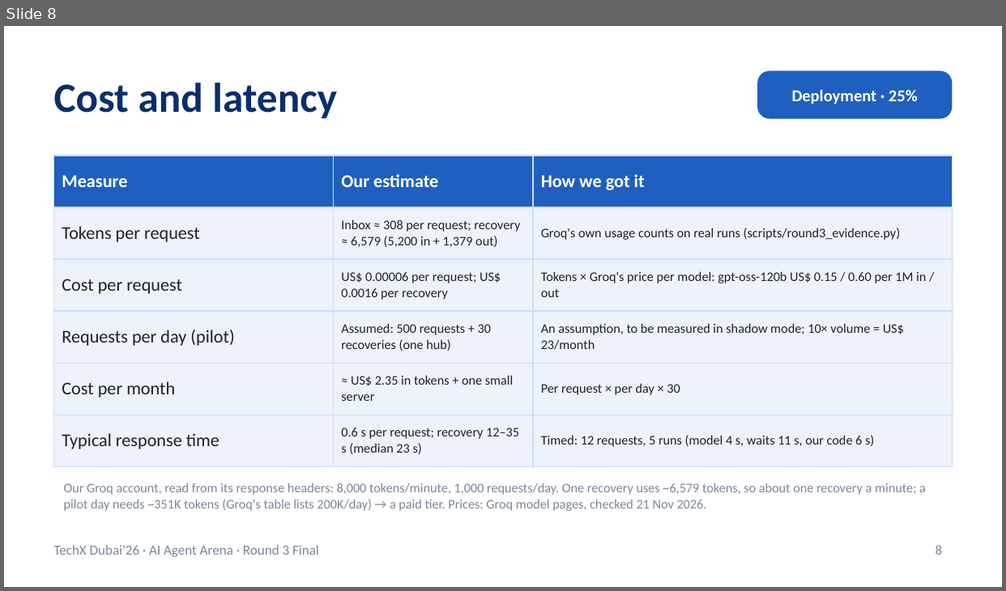
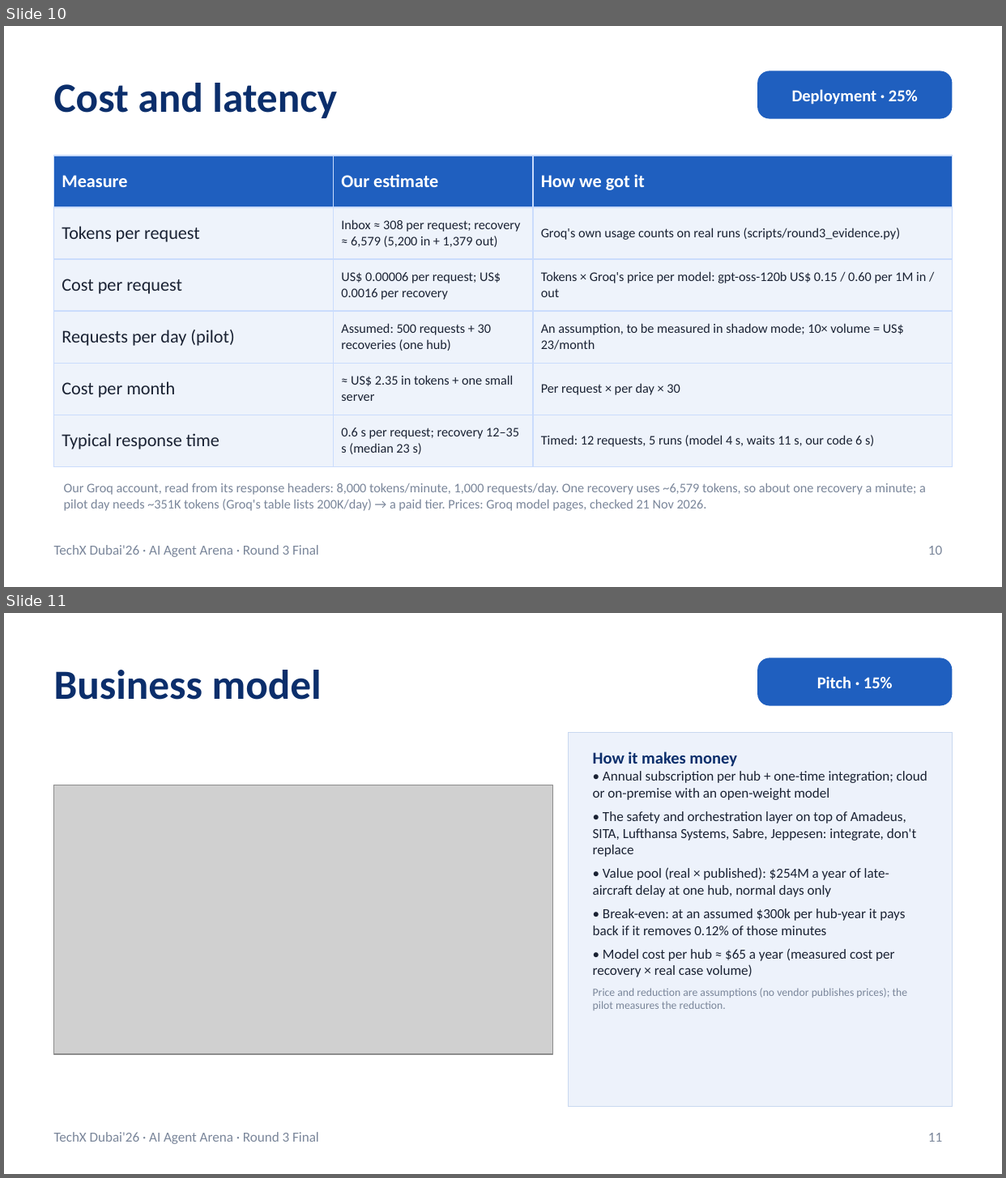
Before and after one commit to RithikhC/EagleX, a slide deck: docs/EagleX_Round3_Final.pptx. Shown one above the other, each under a label of ours: slide 8 before the commit, slides 10 and 11 after it. The pictures are 1006x591 and 1006x1178 pixels, drawn with LibreOffice and Linux fonts; fonts in the diff are those of the drawing; grey boxes stand for pictures. Boxes give left, top, right and bottom in pixels: in the first picture for what was removed or moved away, otherwise in the second. Text is boxed around its words. In the diff, an @@ line names an element or a change of style, - is before the commit and + after.

```diff
--- a/docs/EagleX_Round3_Final.pptx
+++ b/docs/EagleX_Round3_Final.pptx
@@ slide 11 added at [4, 613, 1002, 1174], background #FFFFFF; not listed: 1 template element that a slide beside it also shows @@
@@ rounded rectangle added at [757, 658, 952, 706], fill #1F5FBF, 12 pt, text #FFFFFF, bold @@
+Pitch · 15%
@@ title added at [54, 670, 322, 700], 30 pt, text #0B2E6B, bold @@
+Business model
@@ rectangle added at [568, 733, 952, 1107], fill #EDF2FB, outline #C9D8F0 0.5 pt @@
@@ text added at [593, 752, 927, 1011], 10 pt, text #1A2233 @@
+How it makes money
+• Annual subscription per hub + one-time integration; cloud or on-premise with an open-weight model
+• The safety and orchestration layer on top of Amadeus, SITA, Lufthansa Systems, Sabre, Jeppesen: integrate, don't replace
+• Value pool (real × published): $254M a year of late-aircraft delay at one hub, normal days only
+• Break-even: at an assumed $300k per hub-year it pays back if it removes 0.12% of those minutes
+• Model cost per hub ≈ $65 a year (measured cost per recovery × real case volume)
+Price and reduction are assumptions (no vendor publishes prices); the pilot measures the reduction.
@@ picture added at [54, 786, 553, 1055] @@
@@ page number added at [928, 1133, 942, 1142], 10 pt, text #7A869A @@
+11
@@ what was slide 8 is now slide 10 @@
@@ page number at [928, 546, 942, 555]: text changed @@
-8
+10
```
Also in this commit, not shown: 3 slides changed, 2 other slides added, 23 other files.
